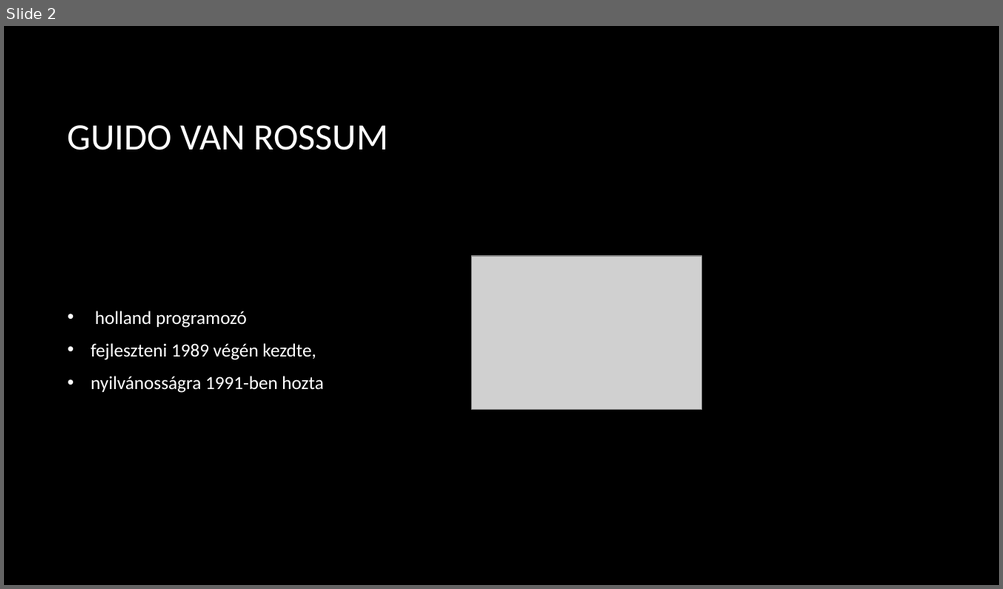
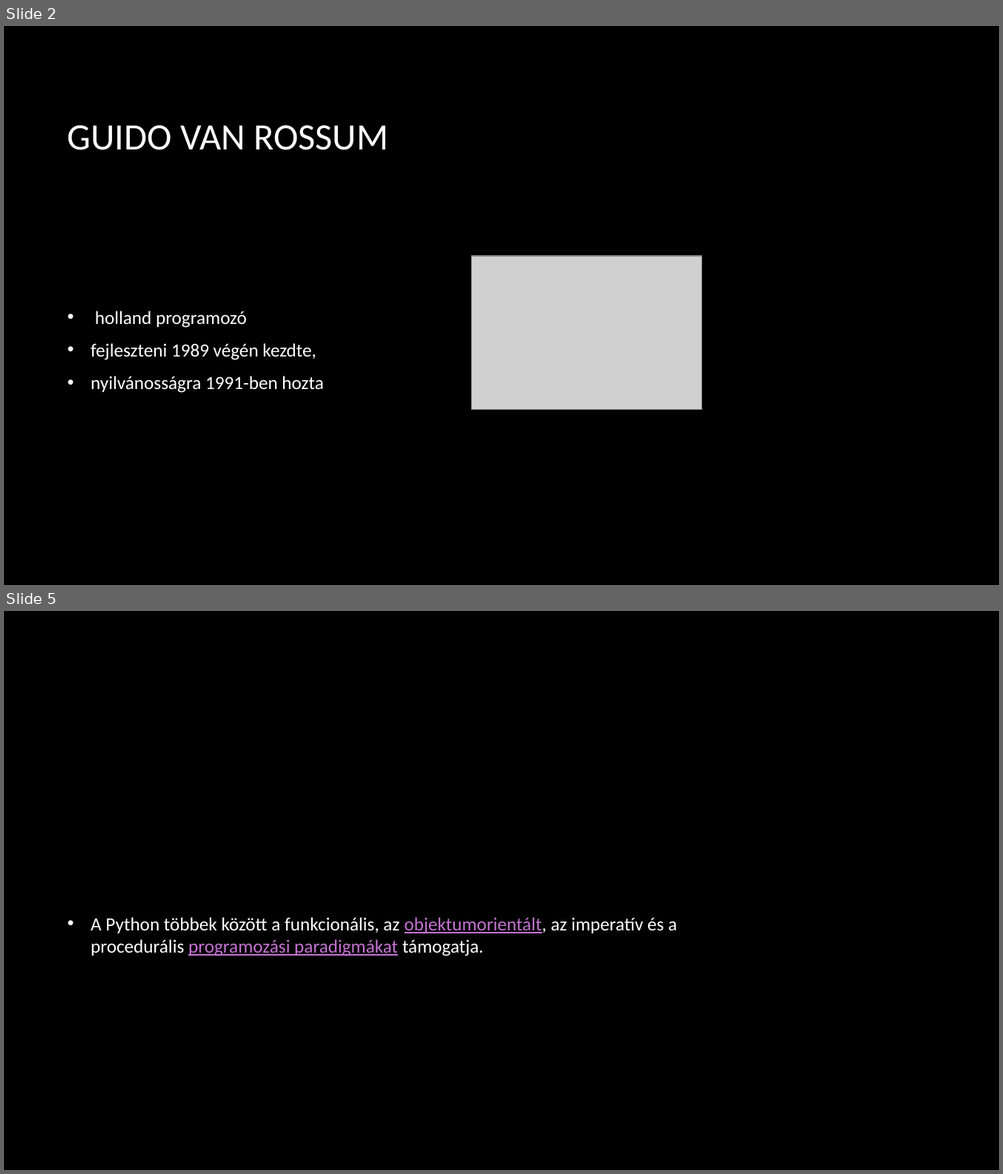
Before and after one commit to Andor1298/ikt-ppt, a slide deck: Python.pptx. Shown one above the other, each under a label of ours: slide 2 before the commit, slides 2 and 5 after it; the slides between them are not shown. The pictures are 1003x589 and 1003x1174 pixels, drawn with LibreOffice and Linux fonts; fonts in the diff are those of the drawing; grey boxes stand for pictures; background and template pictures are left out. Boxes give left, top, right and bottom in pixels: in the first picture for what was removed or moved away, otherwise in the second. Text is boxed around its words. In the diff, an @@ line names an element or a change of style, - is before the commit and + after.

```diff
--- a/Python.pptx
+++ b/Python.pptx
@@ slide 5 added at box(4, 611, 999, 1170), background picture (left out) @@
@@ text added at box(91, 917, 677, 957), 18 pt, text #FFFFFF @@
+• A Python többek között a funkcionális, az objektumorientált, az imperatív és a procedurális programozási paradigmákat támogatja.
```
Also in this commit, not shown: 3 slides changed, 2 other slides added, 1 slide removed.
